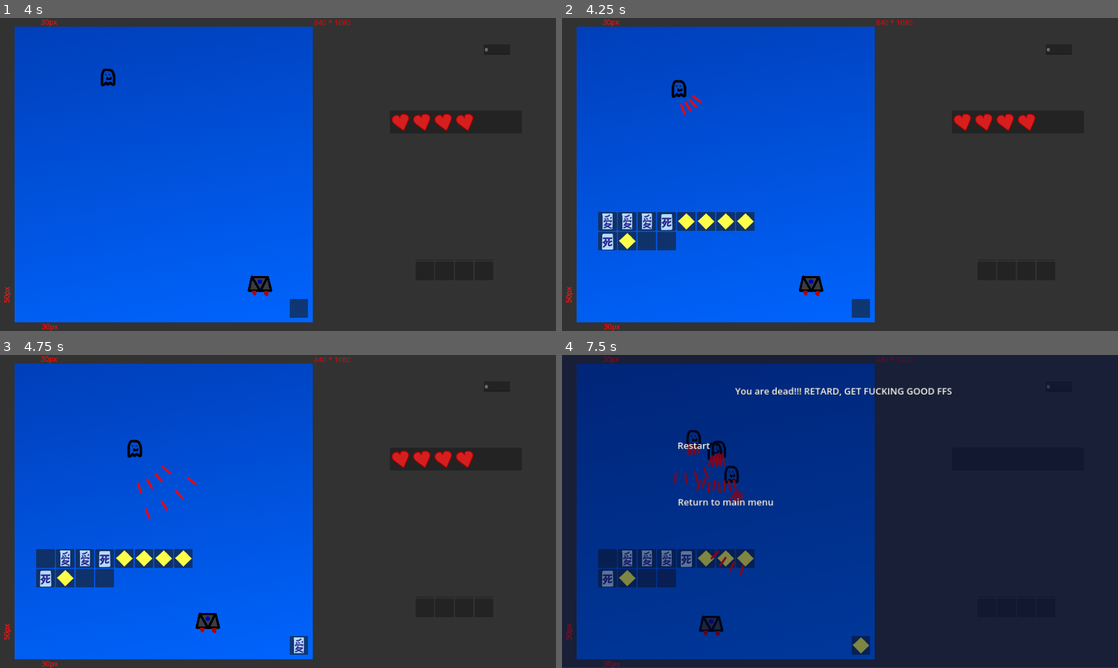
Above: before the commit, frames 1-4 (two rows, left to right).
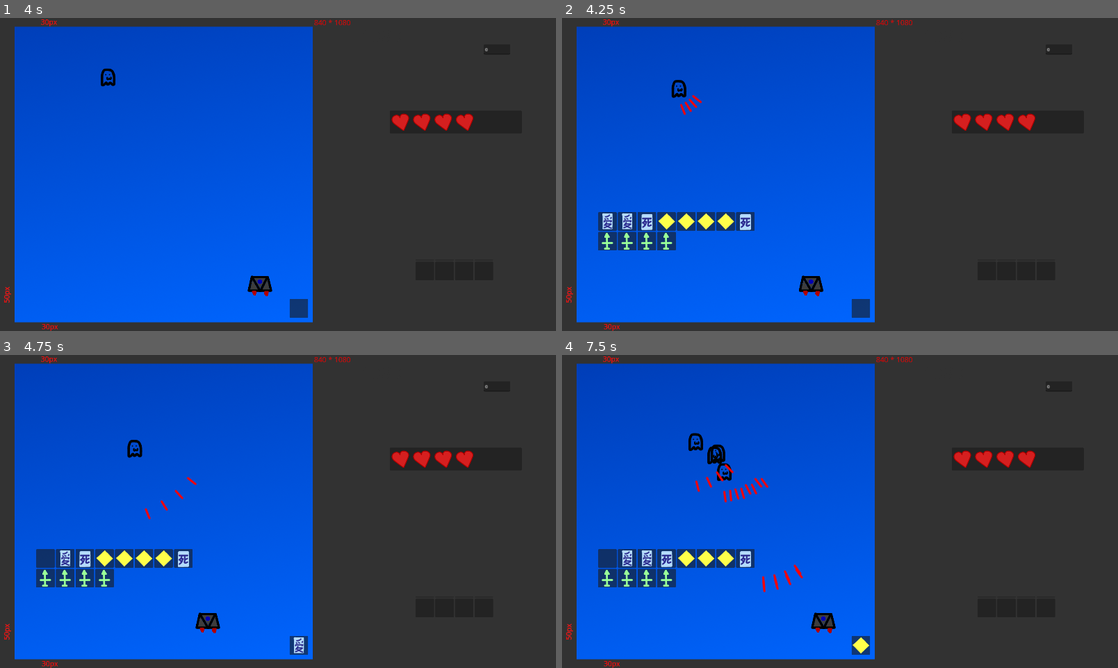
Above: after the commit, the same moments.

Repository: Asylnn/Project-Bullet-Hell
Game: Godot game, scene res://src/scenes/stage_1.tscn
Two runs of this game, one before a commit and one after it. Both use one fixed random seed, a clock stepped at 60 frames per second and the inputs below.
Inputs (mouse positions are in pixels of both pictures, inside the frame that each line leads up to):
- Up to frame 1 (4 s): tap Enter at 0.5, 2.75 s; move the mouse to (422, 271) at 0.52 s; hold D (Move Right) 0.53-1.28 s; hold Z (shoot) 0.53-1.28 s; click (422, 271) at 0.67 s; move the mouse to (444, 271) at 1.27 s; hold S (Move Down) 1.28-2.03 s; tap Shift (Shift Move ) at 1.35 s; click (444, 271) at 1.42 s; tap Z (shoot) at 1.55, 2.85, 3.8 s; tap Space at 2 s; move the mouse to (461, 271) at 2.02 s; hold D (Move Right) 2.03-2.78 s; hold Z (shoot) 2.03-2.78 s; click (461, 271) at 2.17 s; move the mouse to (483, 271) at 2.77 s; hold W (Move Up) 2.78-3.53 s; click (483, 271) at 2.92 s; move the mouse to (300, 309) at 3.52 s; hold A (Move Left) from 3.53 s (still down); hold Shift (Shift Move ) from 3.53 s (still down); click (300, 309) at 3.67 s
- Up to frame 2 (4.25 s): keep holding A (Move Left); keep holding Shift (Shift Move ); tap I (Open Inventory) at 4.15 s
- Up to frame 3 (4.75 s): keep holding A (Move Left); move the mouse to (44, 558) at 4.27 s; release Shift (Shift Move ) at 4.28 s; tap Z (shoot) at 4.35 s; click (44, 558) at 4.42 s
- Up to frame 4 (7.5 s): move the mouse to (628, 558) at 5.02 s; release A (Move Left) at 5.03 s; hold S (Move Down) 5.03-5.78 s; hold Z (shoot) 5.03-5.78 s; click (628, 558) at 5.17 s; move the mouse to (645, 558) at 5.77 s; hold D (Move Right) 5.78-6.53 s; tap Shift (Shift Move ) at 5.85 s; click (645, 558) at 5.92 s; tap Z (shoot) at 6.05, 7.35 s; move the mouse to (667, 558) at 6.52 s; hold W (Move Up) 6.53-7.28 s; hold Z (shoot) 6.53-7.28 s; click (667, 558) at 6.67 s; move the mouse to (684, 558) at 7.27 s; hold D (Move Right) from 7.28 s (still down); click (684, 558) at 7.42 s

Frame 1 is identical in both runs. In frame 2, 0.6% of the frame differs, in the area x 7-35%, y 62-74%; in frame 3, 0.7%; in frame 4, 96%, in the area x 0-100%, y 0-100%.

Commit message:
v012 minor edits, added sprites

Diff:
--- a/project.godot
+++ b/project.godot
@@ -82,7 +82,3 @@
 
 2d/default_gravity=0.0
 2d/default_gravity_vector=Vector2(0, 0)
-
-[rendering]
-
-renderer/rendering_method="mobile"
--- a/src/scenes/Movement Orders/movement_homing.gd
+++ b/src/scenes/Movement Orders/movement_homing.gd
@@ -20,10 +20,13 @@
 	return self
 
 func move(entity: Entity, delta: float):
+	print("test")
 	if not firstTimeMoved or not is_instance_valid(target):
+		print("okbuddyosu")
 		if target_type == targetType.ENEMY:
 			var enemies = get_tree().get_nodes_in_group("Enemy")
 			var closest_enemy_distance : float = 100000
+			print(enemies)
 			for enemy in enemies:
 				var axe: Vector2 = enemy.position - entity.position
 				print("axe ", axe)
@@ -37,6 +40,7 @@
 		firstTimeMoved = true
 		var direction_to_target = (target.position - entity.position).normalized()
 		var effective_direction =  (Vector2(1,0).rotated(entity.rotation - PI/2)*mass + direction_to_target).normalized()
+		print("direction ", direction_to_target, effective_direction)
 		_moveAndRotate(entity, effective_direction, speed, delta)
 	else :
 		_moveAndRotate(entity, Vector2(1,0).rotated(entity.rotation - PI/2).normalized(), speed, delta)
--- /dev/null
+++ b/src/scenes/bullets/arrow.tscn
@@ -0,0 +1,17 @@
+[gd_scene load_steps=4 format=3 uid="uid://munwi1a6q0ew"]
+
+[ext_resource type="PackedScene" uid="uid://clr6c85q43x66" path="res://src/scenes/friendly_bullet.tscn" id="1_2kqyo"]
+[ext_resource type="Texture2D" uid="uid://brn224q4iuhsh" path="res://Sprites/arrow.png" id="2_dxv32"]
+
+[sub_resource type="RectangleShape2D" id="RectangleShape2D_0x5oq"]
+resource_local_to_scene = true
+size = Vector2(23, 59)
+
+[node name="Friendly Bullet" instance=ExtResource("1_2kqyo")]
+
+[node name="CollisionShape2D" parent="." index="0"]
+position = Vector2(-1.5, -0.5)
+shape = SubResource("RectangleShape2D_0x5oq")
+
+[node name="Sprite" parent="." index="1"]
+texture = ExtResource("2_dxv32")
--- a/src/scenes/entities/phantum.tscn
+++ b/src/scenes/entities/phantum.tscn
@@ -40,7 +40,7 @@
 nbOfWaves = 2
 nbOfShots = 4
 angle = 30.0
-dt = 0.3
+dt = 1.0
 bullet_scene = ExtResource("8_q8vie")
 
 [node name="Movement Line" parent="Shoot Simple" index="0" instance=ExtResource("9_j1ynu")]
--- a/src/scenes/friendly_bullet.tscn
+++ b/src/scenes/friendly_bullet.tscn
@@ -18,5 +18,5 @@
 shape = SubResource("RectangleShape2D_i0mnt")
 
 [node name="Sprite" parent="." index="1"]
-modulate = Color(1, 1, 1, 0.392157)
-texture = SubResource("CompressedTexture2D_8cxml")
+modulate = Color(1, 1, 1, 0.4)
+texture = SubResource("CompressedTexture2D_hxs5s")
--- a/src/scripts/inventory.gd
+++ b/src/scripts/inventory.gd
@@ -13,10 +13,11 @@
 	var AI = preload("res://src/scenes/bullets/ai.tscn")
 	var SHI = preload("res://src/scenes/bullets/shi.tscn")
 	var STAR = preload("res://src/scenes/bullets/star.tscn")
+	var ARROW = preload("res://src/scenes/bullets/arrow.tscn")
 	var spell_ai = preload("res://src/scenes/bullets/spellcard.tscn").instantiate()._construct("res://Sprites/Friendly Bullet.png", 0.2)#SpellCard.new("res://Sprites/Friendly Bullet.png", 0.2)
 	var spell_shi = preload("res://src/scenes/bullets/spellcard.tscn").instantiate()._construct("res://Sprites/Friendly Bullet 2.png", 0.5)
-	var spell_star = preload("res://src/scenes/bullets/spellcard.tscn").instantiate()._construct("res://Sprites/star.png", 0.1)
-	var spell_homing = preload("res://src/scenes/bullets/spellcard.tscn").instantiate()._construct("res://Sprites/star.png", 0.1)
+	var spell_star = preload("res://src/scenes/bullets/spellcard.tscn").instantiate()._construct("res://Sprites/star.png", 0.01)
+	var spell_homing = preload("res://src/scenes/bullets/spellcard.tscn").instantiate()._construct("res://Sprites/arrow.png", 0.1)
 	var shooting_pattern_ai = preload("res://src/scenes/shooting orders/shoot_simple.tscn").instantiate()._construct(AI, 0, 1, 1, 0, 0, Vector2(0,-1))
 	var shooting_pattern_star = preload("res://src/scenes/shooting orders/shoot_random.tscn").instantiate()._construct(STAR, 0, 30, 4, Vector2(0,-1))
 	var movement_pattern_ai = preload("res://src/scenes/Movement Orders/movement_line.tscn").instantiate()._construct(Vector2(0, -1), 2000, true)
@@ -28,9 +29,10 @@
 	var shooting_pattern_homing = shooting_pattern_ai.duplicate(15)
 	shooting_pattern_ai.damage = 3
 	shooting_pattern_shi.damage = 10
-	shooting_pattern_star.damage = 1
+	shooting_pattern_star.damage = 0.05
 	shooting_pattern_homing.damage = 2
 	shooting_pattern_shi.bullet_scene = SHI
+	shooting_pattern_homing.bullet_scene = ARROW
 	shooting_pattern_ai.get_node("Timer").stop()
 	shooting_pattern_shi.get_node("Timer").stop() #wait we should just put autostart on off right?
 	shooting_pattern_star.get_node("Timer").stop()
@@ -44,7 +46,6 @@
 	spell_homing.add_child(shooting_pattern_homing)
 	_add_item(spell_ai)
 	_add_item(spell_ai.duplicate())
-	_add_item(spell_ai.duplicate())
 	_add_item(spell_shi)
 	_add_item(spell_star)
 	_add_item(spell_star.duplicate())
@@ -52,6 +53,9 @@
 	_add_item(spell_star.duplicate())
 	_add_item(spell_shi.duplicate())
 	_add_item(spell_homing)
+	_add_item(spell_homing.duplicate())
+	_add_item(spell_homing.duplicate())
+	_add_item(spell_homing.duplicate())
 
 
 func _get_first_free_slot():
--- a/src/scripts/movement Orders/movement_order.gd
+++ b/src/scripts/movement Orders/movement_order.gd
@@ -24,7 +24,7 @@
 	entity.position += direction*speed*delta
 	if rotate :
 		if "damage" in entity:
-			print("rotatew")
+			pass
 		entity.rotation = direction.angle() + PI/2
 
 	if (entity.position - destination).length() <= 2:
Binary file added: Sprites/arrow.png
Not shown, added: Sprites/arrow.png.import
Binary file added: Sprites/xcf/arrow.png
Not shown, added: Sprites/xcf/arrow.png.import
Not shown, changed: export_presets.cfg
Not shown: 1 places in src/scenes/friendly_bullet.tscn that only renumber resources
Not shown, added: Sprites/xcf/arrow.xcf
